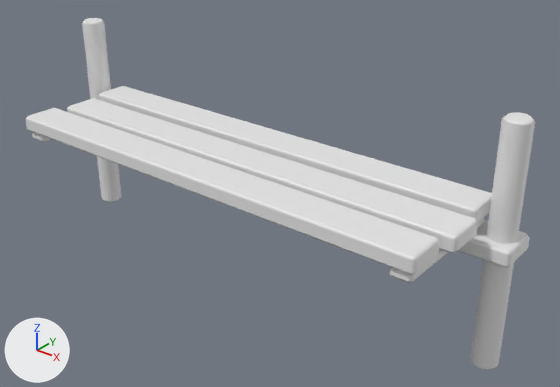
The FBX model CrashCourse/Assets/ART_Assets/Platforms/Wide/M_Wide_Cap.fbx, before and after one commit.
Both versions are drawn from a camera (50 mm lens) standing at (78.83, 21.53, 4.56) and looking at (72.53, 29.4, -0.32). Lighting does not change. The marker at lower left points along +X, +Y and +Z. The picture after the commit comes second. Where no turn or scale is listed for an object, it has been applied to the vertices.

Objects in the first picture: 'M_Wide_Cap'.
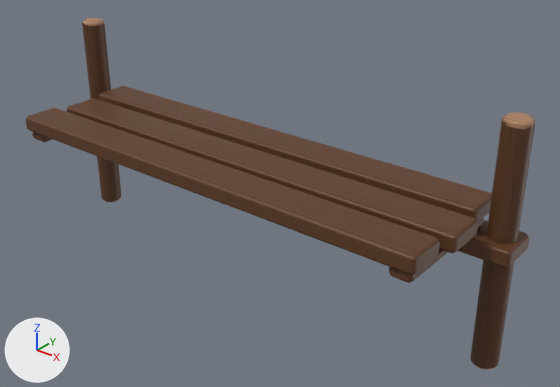
Pixel boxes [x1, y1, x2, y2] of what changed, in the pictures (560 x 387 px):
```json
{"object": "M_Wide_Cap", "change": "recoloured", "before": [26, 18, 535, 370], "after": [26, 18, 535, 370], "on screen": "white to brown"}
```

Edits to the scene script, one JSON object a line:
```json
{"op": "add", "block": "img_row_2_uv_png", "code": ["img_row_2_uv_png = load_image('Row_2_UV.png', '../Textures/Row_2_UV.png', 1024, 1024, 'sRGB')"]}
{"op": "add", "block": "mat_row_2", "code": ["mat_row_2 = principled_material('Row_2')", "mat_row_2.texture = img_row_2_uv_png"]}
{"block": "me_cube_713", "where": "me_cube_713.from_pydata(...)  # 272 vertices, 256 faces; spans x -4.04..3.96, y -1.01..1.04, z -2.2..1.29"}
{"op": "add", "block": "me_cube_713", "code": "me_cube_713.materials.append(mat_row_2)  # picture img_row_2_uv_png"}
```
